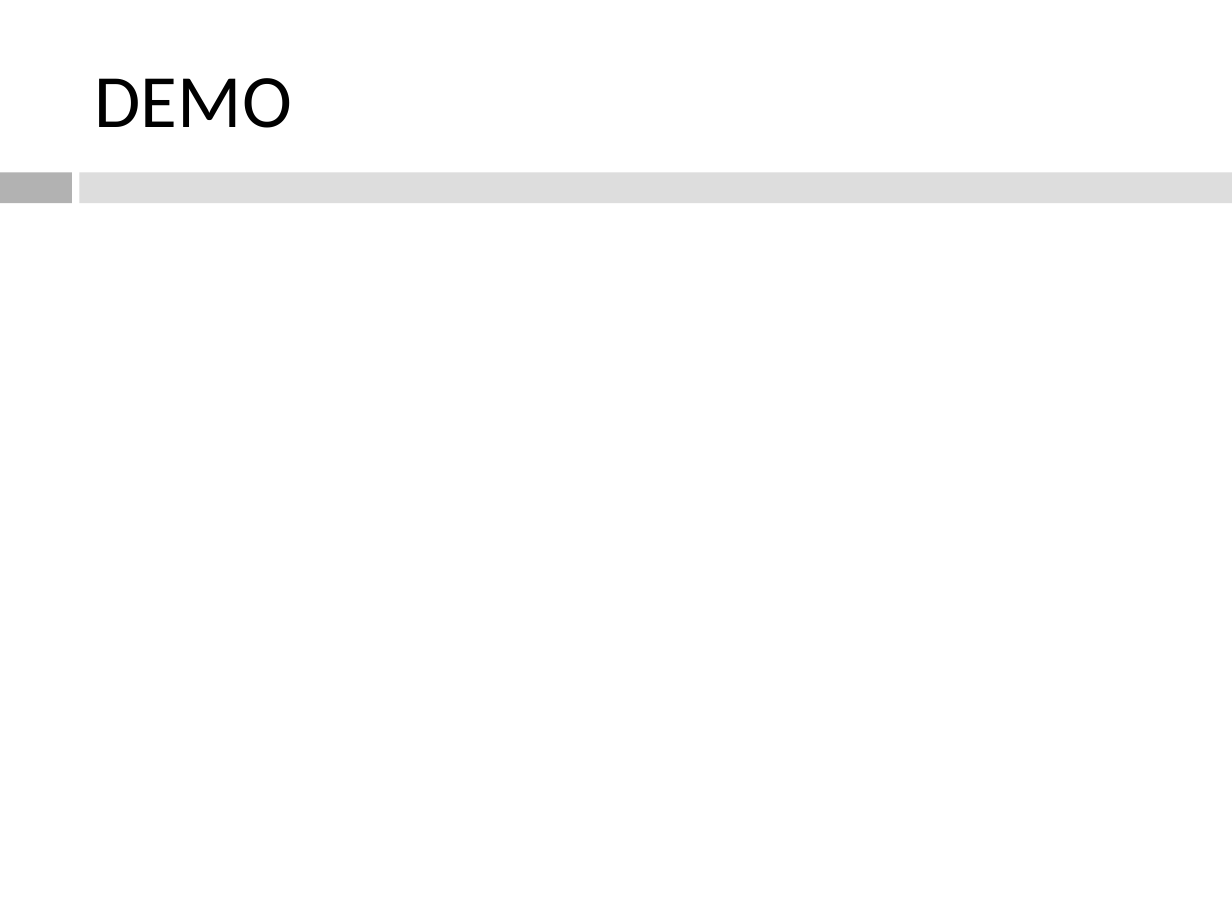
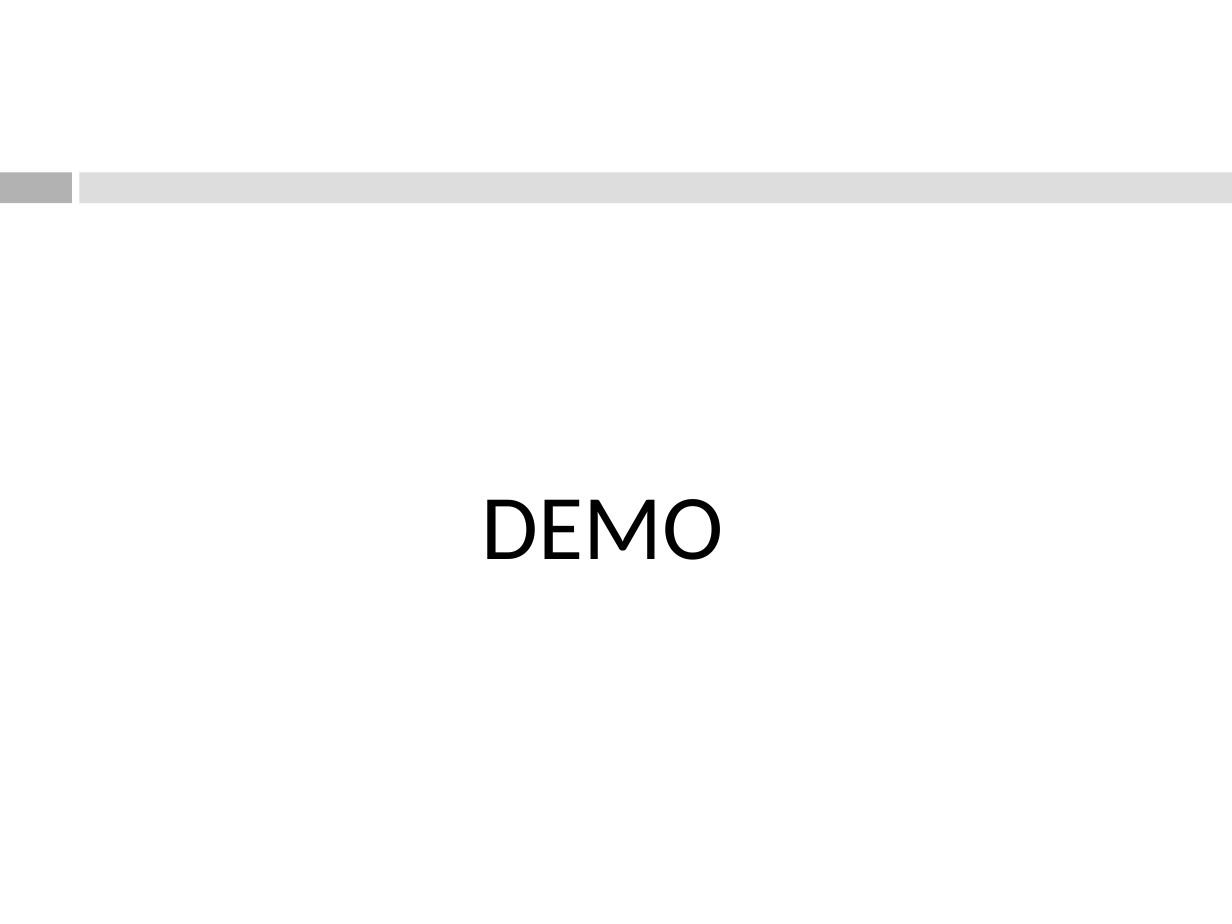
Before and after one commit to southor/planet, a slide deck: slide 7 of presentation/Natverksspel.ppt (slide 5 before the commit). Drawn at 1232x924 pixels with LibreOffice and Linux fonts; fonts in the diff are those of the drawing. Boxes give left, top, right and bottom in pixels: in the first picture for what was removed or moved away, otherwise in the second. Text is boxed around its words. In the diff, an @@ line names an element or a change of style, - is before the commit and + after.

Commit message:
Updated powerpoint.

```diff
--- a/presentation/Natverksspel.ppt
+++ b/presentation/Natverksspel.ppt
@@ subtitle "DEMO": place and size @@
-subtitle "DEMO" at box(95, 78, 292, 128)
+subtitle "DEMO" at box(481, 499, 723, 560)
@@ subtitle "DEMO" at box(481, 499, 723, 560): size 44 to 54 pt; alignment left to centre; line spacing 1 to 1.04; more space between paragraphs @@
```
Also in this commit, not shown: 1 other slide changed, 6 slides added, 2 slides removed.
